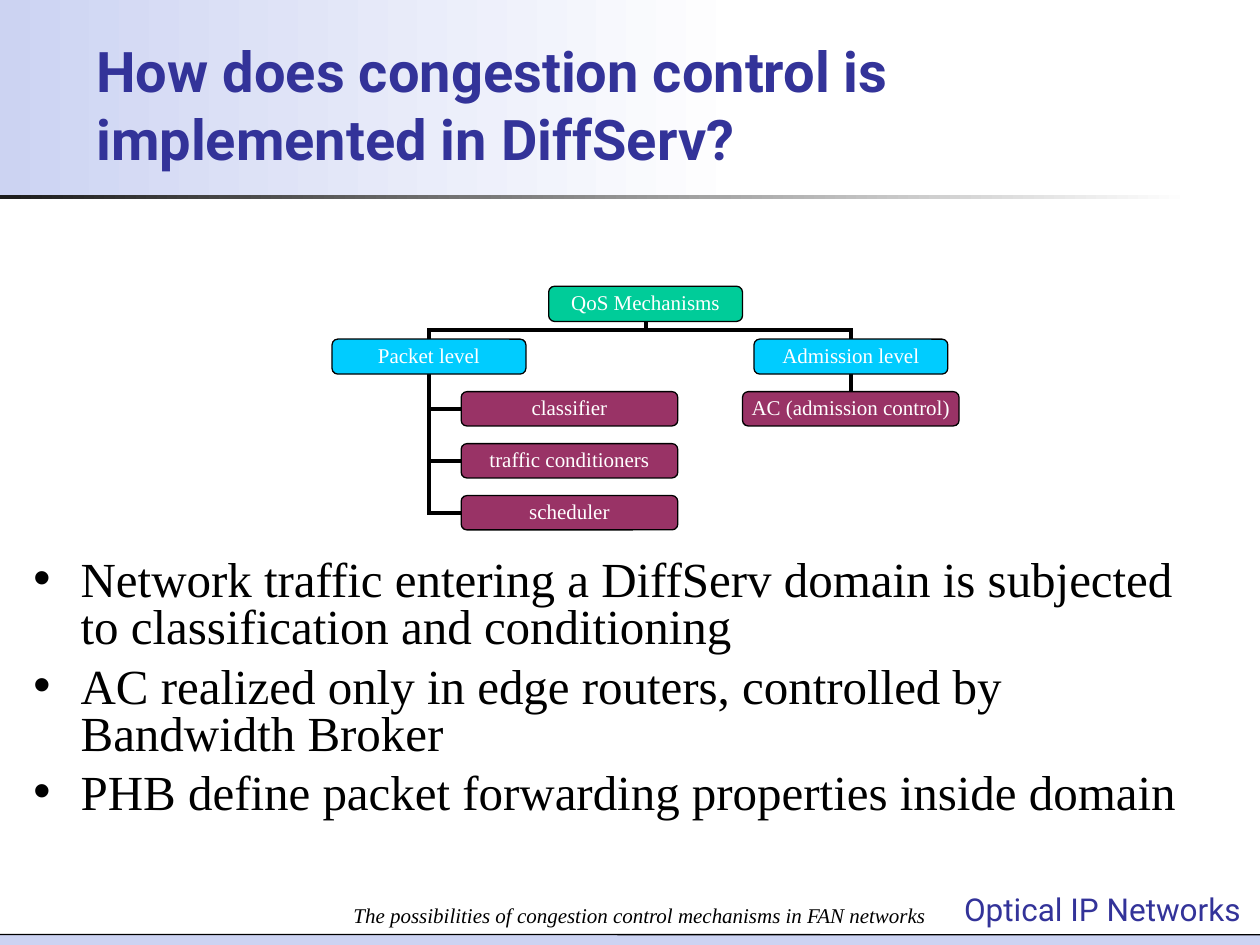
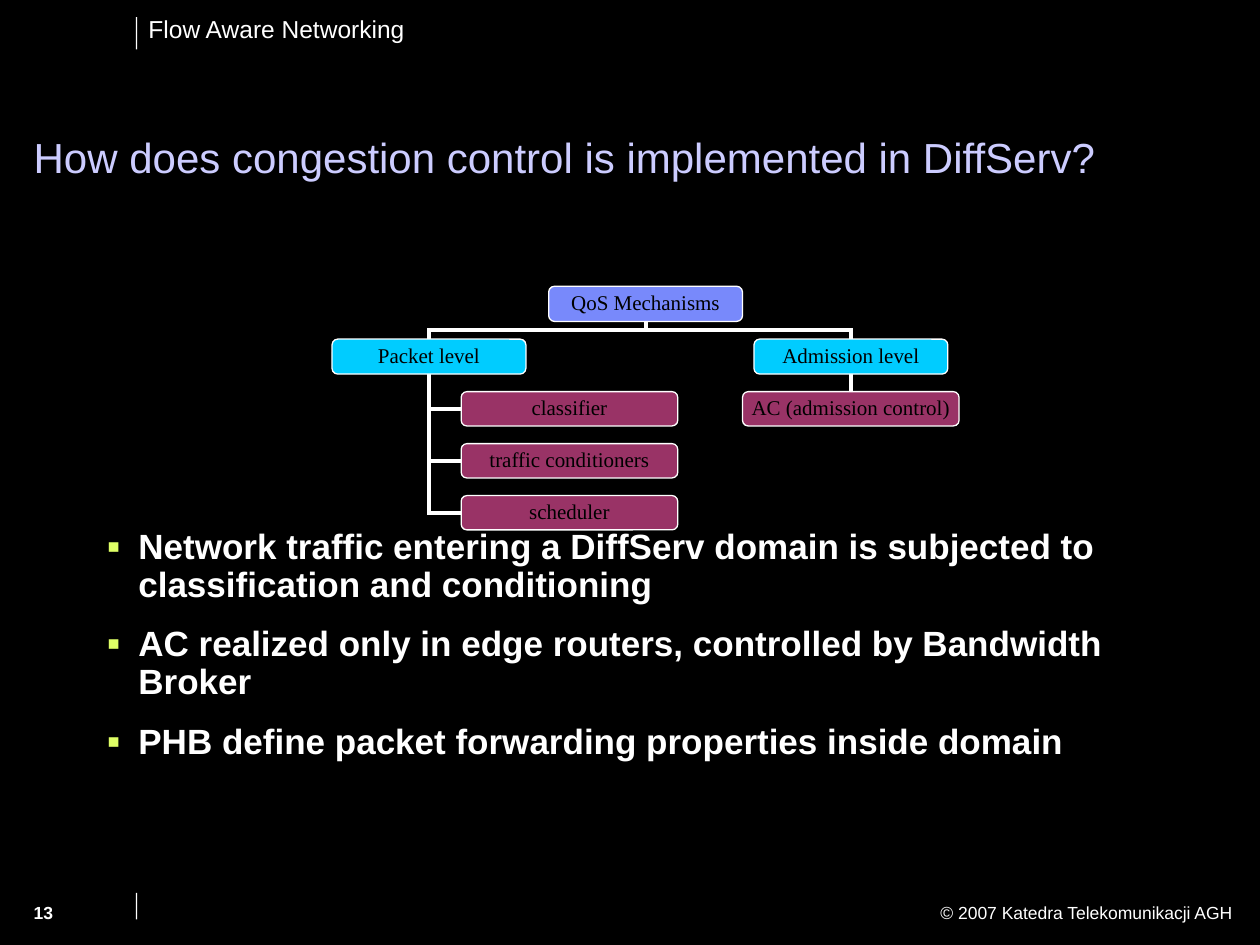
Before and after one commit to jpalider/fansimulator, a slide deck: slide 13 of seminarium/Optical IP Networks - FAN presentation_Q.ppt (slide 8 before the commit). Drawn at 1260x945 pixels with LibreOffice and Linux fonts; fonts in the diff are those of the drawing; background and template pictures are left out. Boxes give left, top, right and bottom in pixels: in the first picture for what was removed or moved away, otherwise in the second. Text is boxed around its words. In the diff, an @@ line names an element or a change of style, - is before the commit and + after.

```diff
--- a/seminarium/Optical IP Networks - FAN presentation_Q.ppt
+++ b/seminarium/Optical IP Networks - FAN presentation_Q.ppt
@@ background #FFFFFF to #000000 @@
@@ rectangle removed at <box>0,0,746,199</box> @@
@@ line added from (136, 18) to (136, 49), #FFFFFF 0.74 pt @@
@@ text added at <box>148,20,405,43</box>, 14 pt, text #FFFFFF @@
+Flow Aware Networking
@@ title "How does congestion control is ...": place and size @@
-title "How does congestion control is ..." at <box>96,50,888,172</box>
+title "How does congestion control is ..." at <box>34,142,1095,181</box>
@@ title "How does congestion control is ..." at <box>34,142,1095,181</box>: size 32 to 24 pt, font Roboto to Arial, text colour #333399 to #CCCCFF, bold off; line spacing 1.01 to 0.9 @@
@@ rectangle removed at <box>0,195,1191,200</box> @@
@@ rounded rectangle "QoS Mechanisms" at <box>548,286,742,321</box>: text colour #FFFFFF to #000000; fill #00CC99 to #7889FB; outline #000000 0.74 pt to #FFFFFF 0.74 pt @@
@@ elbow line (430, 339) - (645, 321): stroke #000000 2.24 pt to #FFFFFF 2.24 pt @@
@@ elbow line (850, 339) - (645, 321): stroke #000000 2.24 pt to #FFFFFF 2.24 pt @@
@@ elbow line (461, 513) - (428, 374): stroke #000000 2.24 pt to #FFFFFF 2.24 pt @@
@@ elbow line (461, 461) - (428, 374): stroke #000000 2.24 pt to #FFFFFF 2.24 pt @@
@@ elbow line (461, 410) - (428, 374): stroke #000000 2.24 pt to #FFFFFF 2.24 pt @@
@@ elbow line (850, 392) - (852, 374): stroke #000000 2.24 pt to #FFFFFF 2.24 pt @@
@@ text colour #FFFFFF to #000000; outline #000000 0.74 pt to #FFFFFF 0.74 pt in 6 elements at <box>333,339,527,374</box>, <box>753,339,948,374</box>, <box>461,392,678,426</box>, <box>461,444,678,478</box>, <box>461,495,678,529</box>, <box>742,392,959,426</box> @@
@@ text "Network traffic entering a DiffServ ...": place and size @@
-text "Network traffic entering a DiffServ ..." at <box>81,562,1176,820</box>
+text "Network traffic entering a DiffServ ..." at <box>138,533,1101,761</box>
@@ text "Network traffic entering a DiffServ ..." at <box>138,533,1101,761</box>: size 28 to 20 pt, font Times New Roman to Arial, text colour #000000 to #FFFFFF, bold on; bullet • to ▪; line spacing 0.8 to 0.9; more space between paragraphs; bullet colour #000000 to #DFFF66 @@
@@ line added from (136, 893) to (136, 920), #FFFFFF 0.74 pt @@
@@ text removed at <box>964,897,1241,928</box> @@
-Optical IP Networks
@@ page number added at <box>34,907,53,919</box>, 10 pt, text #FFFFFF, bold @@
+13
@@ text removed at <box>353,908,925,928</box> @@
-The possibilities of congestion control mechanisms in FAN networks
@@ text added at <box>958,906,1232,923</box>, 10 pt, text #FFFFFF @@
+© 2007 Katedra Telekomunikacji AGH
@@ rectangle removed at <box>0,935,1260,945</box> @@
@@ line removed from (0, 935) to (1260, 935) @@
```
Also in this commit, not shown: 9 other slides changed, 13 slides added, 3 slides removed.
